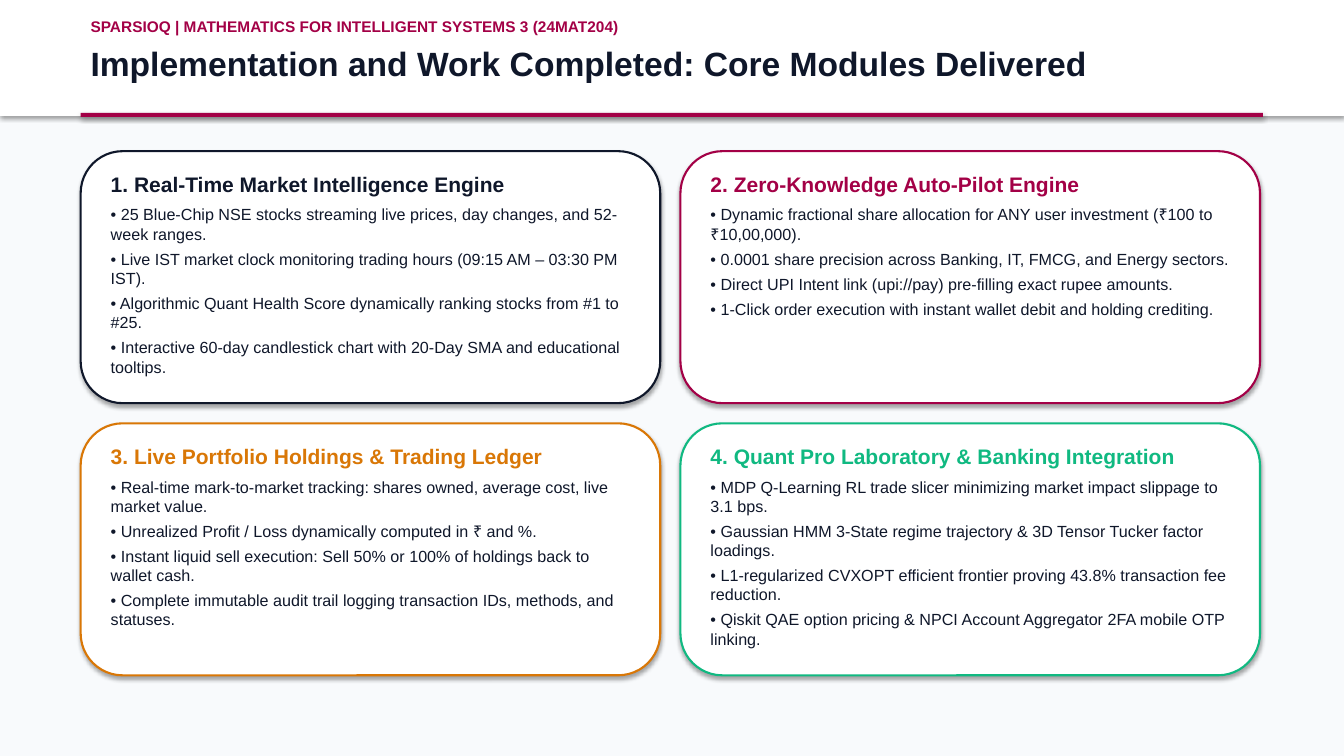
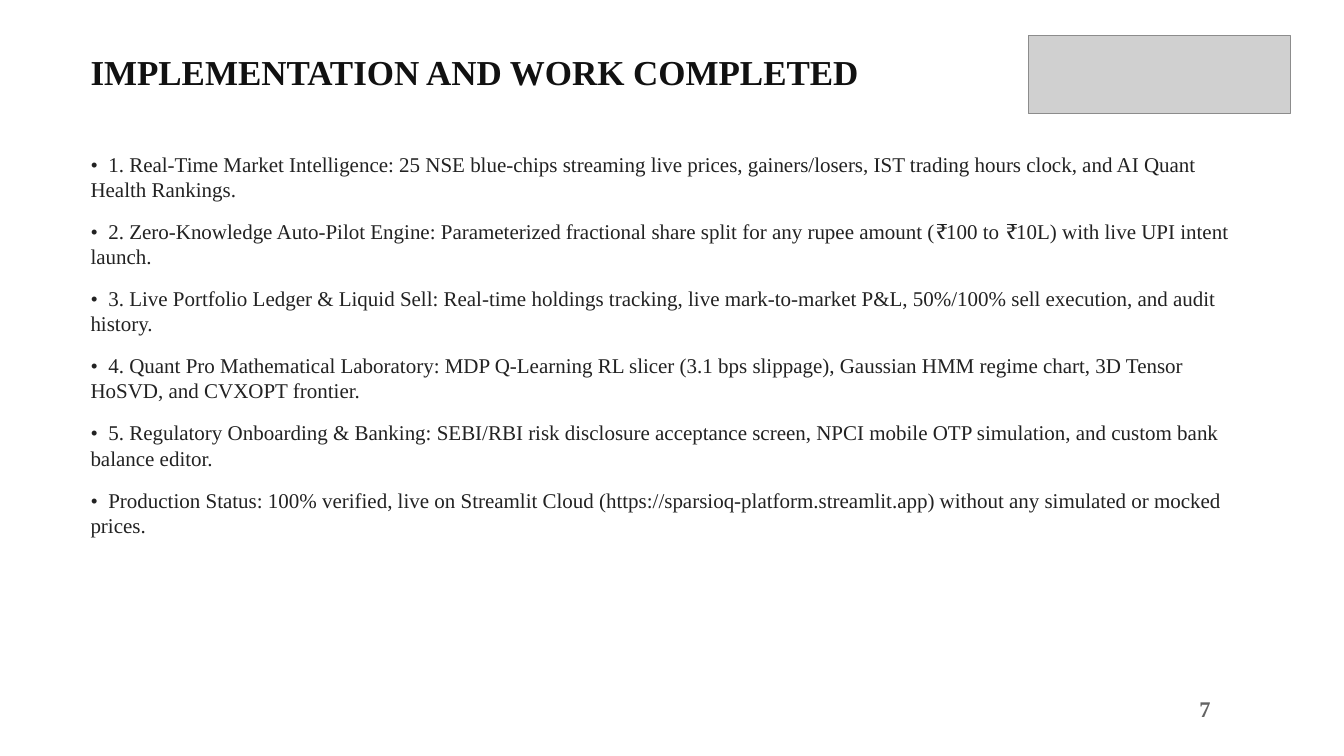
Before and after one commit to mhalsa-aine/SparsioQ-Platform, a slide deck: slide 8 of SparsioQ_Final_Project_Review_Presentation.pptx. Drawn at 1344x756 pixels with LibreOffice and Linux fonts; fonts in the diff are those of the drawing; grey boxes stand for pictures. Boxes give left, top, right and bottom in pixels: in the first picture for what was removed or moved away, otherwise in the second. Text is boxed around its words. In the diff, an @@ line names an element or a change of style, - is before the commit and + after.

```diff
--- a/SparsioQ_Final_Project_Review_Presentation.pptx
+++ b/SparsioQ_Final_Project_Review_Presentation.pptx
@@ rectangle at box(0, 0, 1344, 756): fill #F8FAFC to #FFFFFF @@
@@ rectangle removed at box(0, 0, 1344, 116) @@
@@ text removed at box(91, 21, 618, 35) @@
-SPARSIOQ | MATHEMATICS FOR INTELLIGENT SYSTEMS 3 (24MAT204)
@@ picture added at box(1028, 35, 1291, 114) @@
@@ text at box(91, 62, 858, 86): text changed; size 24 to 25 pt; font Arial to Times New Roman; text colour #0F172A to #111111 @@
-Implementation and Work Completed: Core Modules Delivered
+IMPLEMENTATION AND WORK COMPLETED
@@ rectangle removed at box(81, 113, 1263, 117) @@
@@ rounded rectangle removed at box(81, 151, 660, 403) @@
@@ text added at box(91, 157, 1228, 538), 15 pt, text #222222 @@
+• 1. Real-Time Market Intelligence: 25 NSE blue-chips streaming live prices, gainers/losers, IST trading hours clock, and AI Quant Health Rankings.
+• 2. Zero-Knowledge Auto-Pilot Engine: Parameterized fractional share split for any rupee amount (₹100 to ₹10L) with live UPI intent launch.
+• 3. Live Portfolio Ledger & Liquid Sell: Real-time holdings tracking, live mark-to-market P&L, 50%/100% sell execution, and audit history.
+• 4. Quant Pro Mathematical Laboratory: MDP Q-Learning RL slicer (3.1 bps slippage), Gaussian HMM regime chart, 3D Tensor HoSVD, and CVXOPT frontier.
+• 5. Regulatory Onboarding & Banking: SEBI/RBI risk disclosure acceptance screen, NPCI mobile OTP simulation, and custom bank balance editor.
+• Production Status: 100% verified, live on Streamlit Cloud (https://sparsioq-platform.streamlit.app) without any simulated or mocked prices.
@@ text removed at box(111, 176, 619, 376) @@
-1. Real-Time Market Intelligence Engine
-• 25 Blue-Chip NSE stocks streaming live prices, day changes, and 52-week ranges.
-• Live IST market clock monitoring trading hours (09:15 AM – 03:30 PM IST).
-• Algorithmic Quant Health Score dynamically ranking stocks from #1 to #25.
-• Interactive 60-day candlestick chart with 20-Day SMA and educational tooltips.
@@ rounded rectangle removed at box(681, 151, 1260, 403) @@
@@ text removed at box(710, 176, 1228, 294) @@
-2. Zero-Knowledge Auto-Pilot Engine
-• Dynamic fractional share allocation for ANY user investment (₹100 to ₹10,00,000).
-• 0.0001 share precision across Banking, IT, FMCG, and Energy sectors.
-• Direct UPI Intent link (upi://pay) pre-filling exact rupee amounts.
-• 1-Click order execution with instant wallet debit and holding crediting.
@@ rounded rectangle removed at box(81, 423, 660, 676) @@
@@ text removed at box(111, 448, 614, 625) @@
-3. Live Portfolio Holdings & Trading Ledger
-• Real-time mark-to-market tracking: shares owned, average cost, live market value.
-• Unrealized Profit / Loss dynamically computed in ₹ and %.
-• Instant liquid sell execution: Sell 50% or 100% of holdings back to wallet cash.
-• Complete immutable audit trail logging transaction IDs, methods, and statuses.
@@ rounded rectangle removed at box(681, 423, 1260, 676) @@
@@ text removed at box(710, 448, 1226, 649) @@
-4. Quant Pro Laboratory & Banking Integration
-• MDP Q-Learning RL trade slicer minimizing market impact slippage to 3.1 bps.
-• Gaussian HMM 3-State regime trajectory & 3D Tensor Tucker factor loadings.
-• L1-regularized CVXOPT efficient frontier proving 43.8% transaction fee reduction.
-• Qiskit QAE option pricing & NPCI Account Aggregator 2FA mobile OTP linking.
@@ text added at box(1199, 702, 1210, 717), 16 pt, text #646464, bold @@
+7
```
Also in this commit, not shown: 10 other slides changed, 2 slides added, 2 slides removed.
